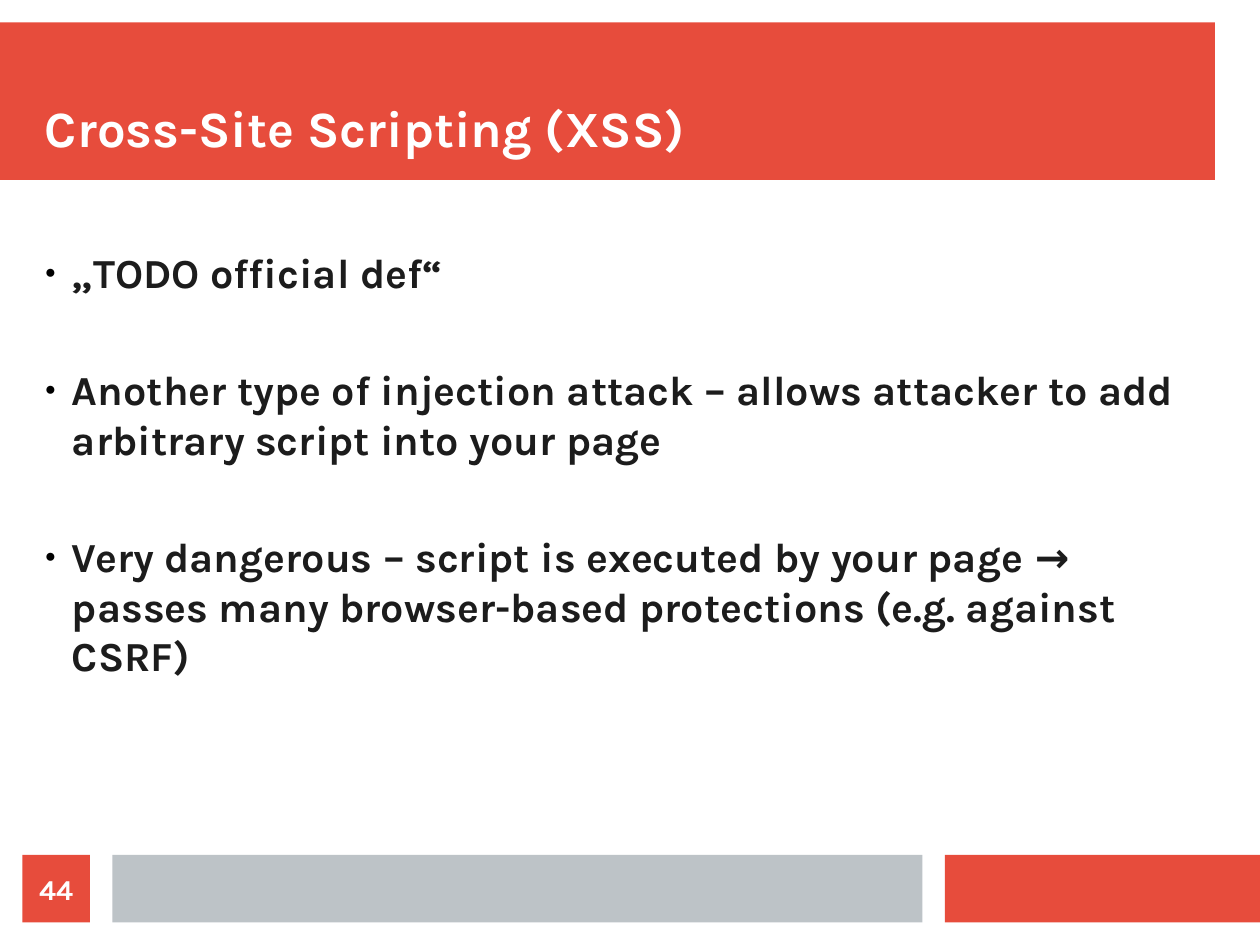
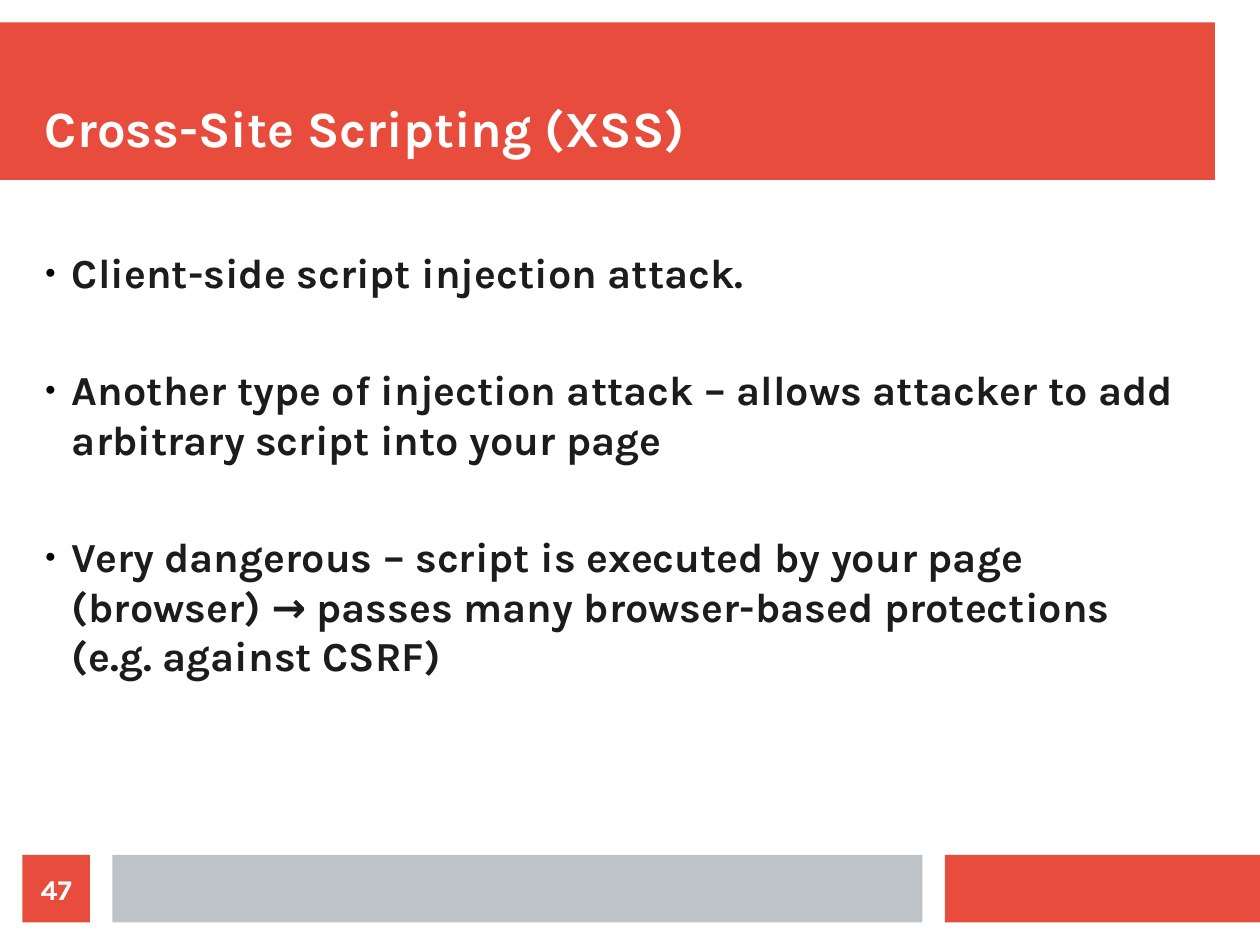
Before and after one commit to maxotta/pia-labs, a slide deck: slide 47 of lectures/security/security.odp (slide 44 before the commit). Drawn at 1260x945 pixels with LibreOffice and Linux fonts; fonts in the diff are those of the drawing. Boxes give left, top, right and bottom in pixels: in the first picture for what was removed or moved away, otherwise in the second. Text is boxed around its words. In the diff, an @@ line names an element or a change of style, - is before the commit and + after.

```diff
--- a/lectures/security/security.odp
+++ b/lectures/security/security.odp
@@ text at bbox=[72, 258, 744, 299]: text changed @@
-● „TODO official def“
+● Client-side script injection attack.
@@ text at bbox=[72, 542, 1109, 682]: text changed @@
-● Very dangerous – script is executed by your page → passes many browser-based protections (e.g. against CSRF)
+● Very dangerous – script is executed by your page (browser) → passes many browser-based protections (e.g. against CSRF)
@@ page number at bbox=[41, 881, 72, 900]: text changed @@
-44
+47
```
Also in this commit, not shown: 14 other slides changed, 3 slides added, 3 slides removed, 8 other files.
